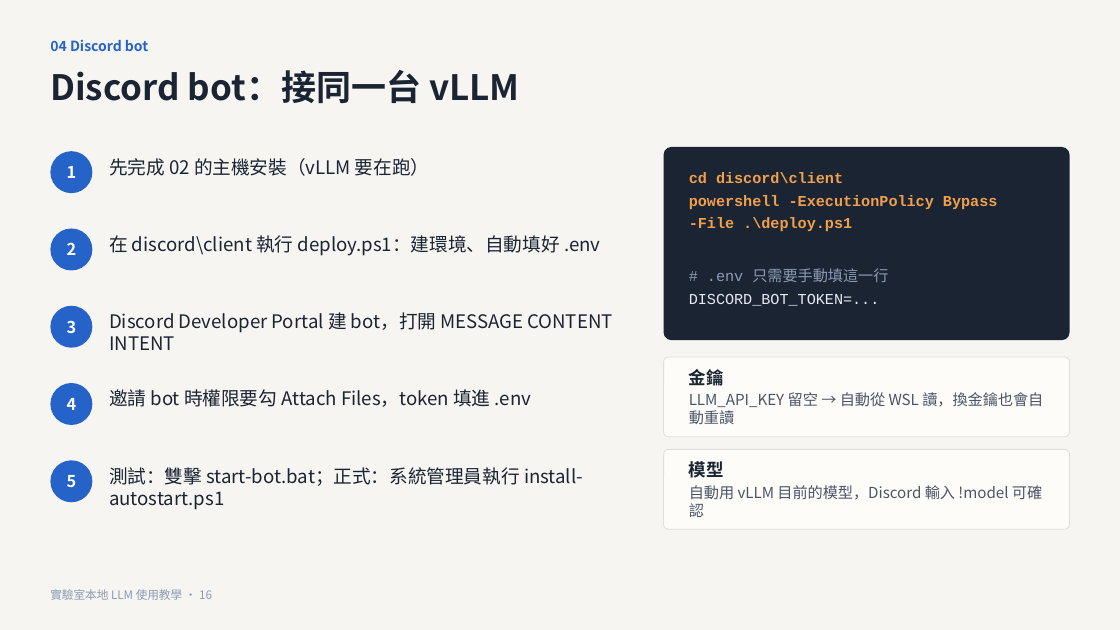
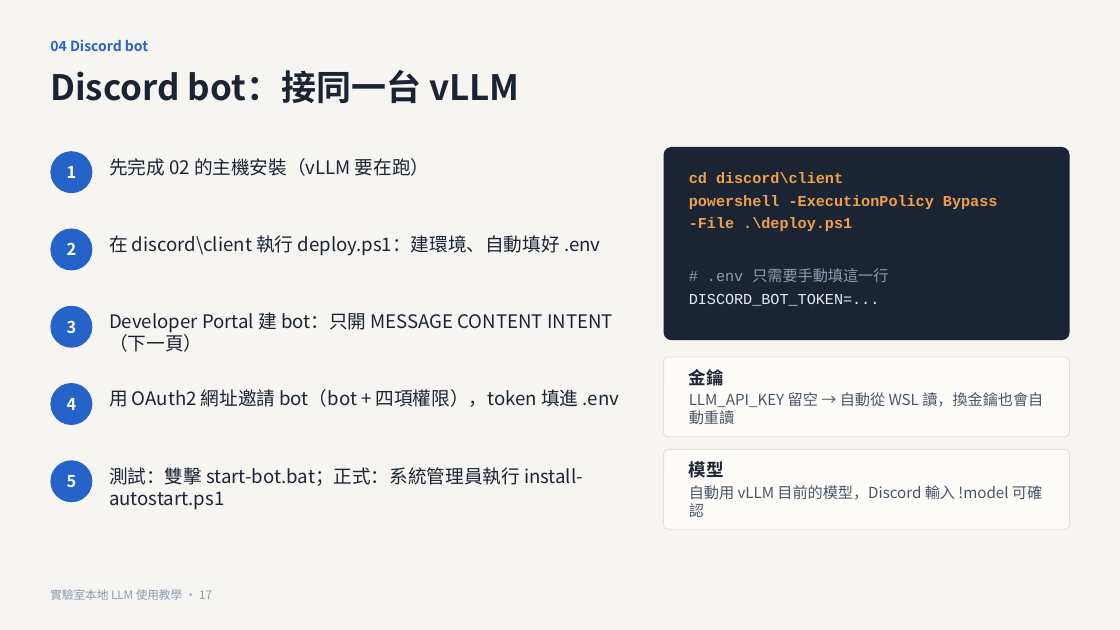
Before and after one commit to CYH4157/local-llm, a slide deck: slide 17 of docs/實驗室本地LLM使用教學.pptx (slide 16 before the commit). Drawn at 1120x630 pixels with LibreOffice and Linux fonts; fonts in the diff are those of the drawing. Boxes give left, top, right and bottom in pixels: in the first picture for what was removed or moved away, otherwise in the second. Text is boxed around its words. In the diff, an @@ line names an element or a change of style, - is before the commit and + after.

```diff
--- a/docs/實驗室本地LLM使用教學.pptx
+++ b/docs/實驗室本地LLM使用教學.pptx
@@ text at [109,312,613,352]: text changed @@
-Discord Developer Portal 建 bot，打開 MESSAGE CONTENT INTENT
+Developer Portal 建 bot：只開 MESSAGE CONTENT INTENT（下一頁）
@@ text at [109,389,620,407]: text changed @@
-邀請 bot 時權限要勾 Attach Files，token 填進 .env
+用 OAuth2 網址邀請 bot（bot + 四項權限），token 填進 .env
@@ text at [50,589,212,600]: text changed @@
-實驗室本地 LLM 使用教學 · 16
+實驗室本地 LLM 使用教學 · 17
```
Also in this commit, not shown: 18 other slides changed, 6 slides added, 3 other files.
